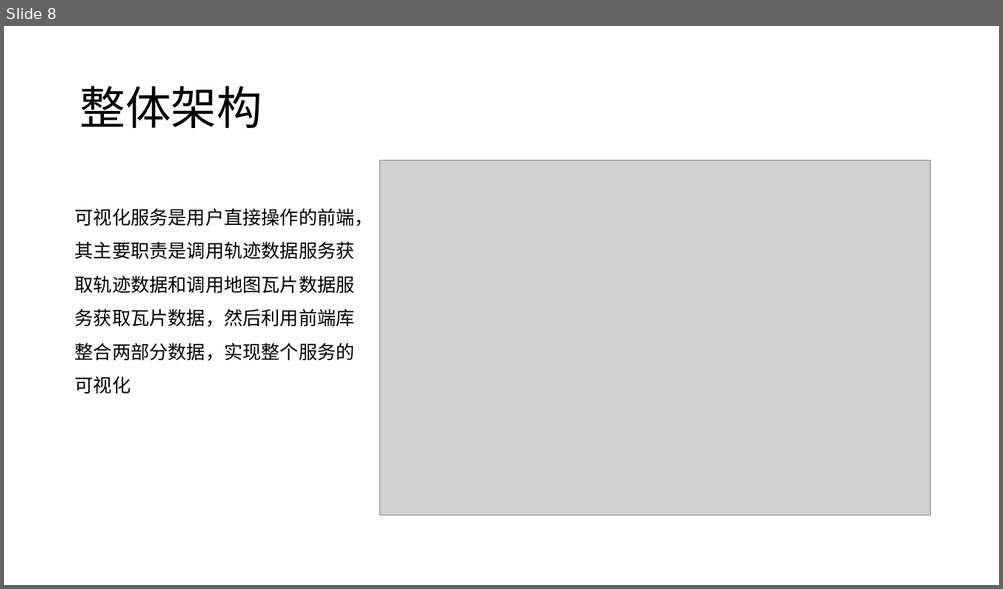
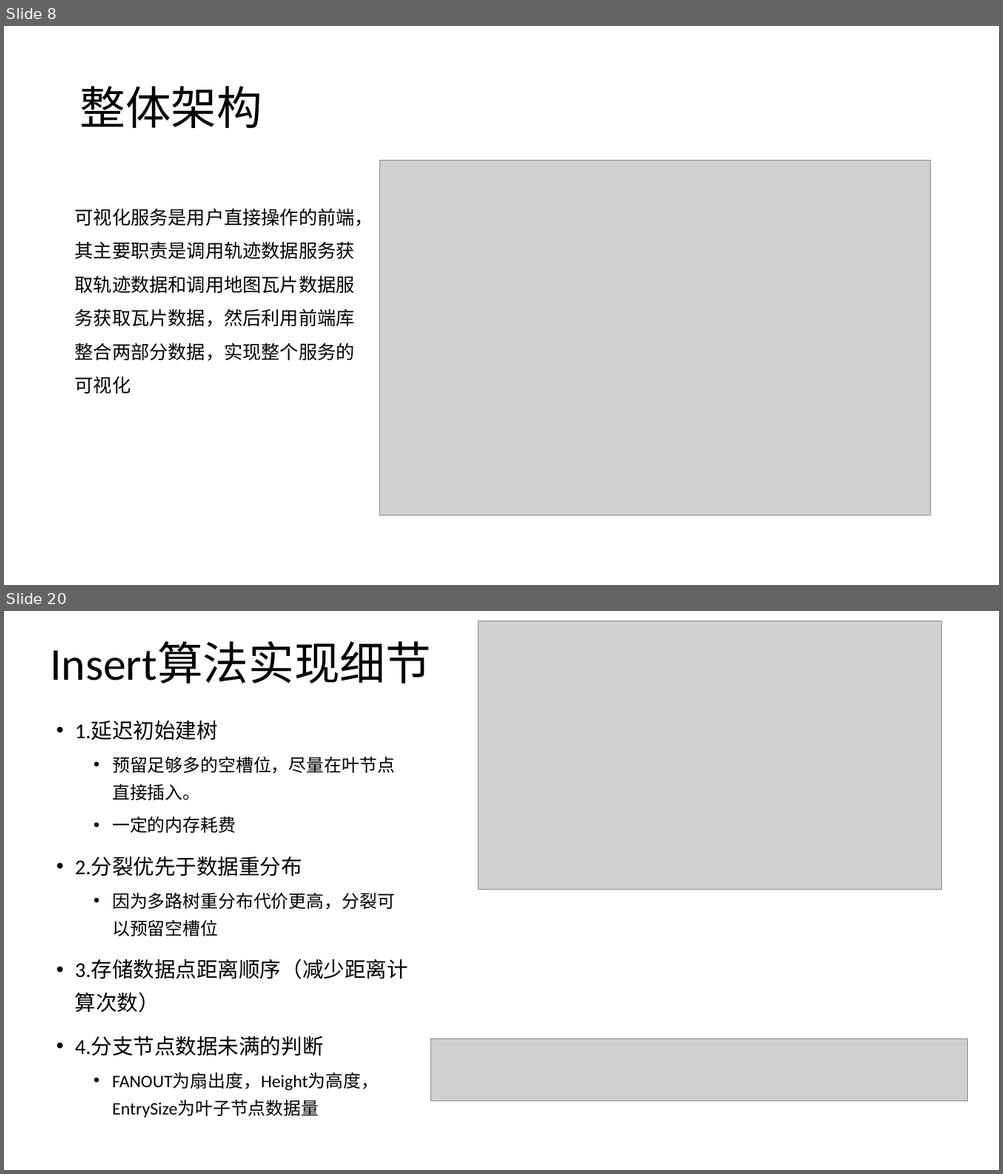
Before and after one commit to hc2013/graduate-article-latex, a slide deck: 地理轨迹相似性分析服务的设计和.pptx. Shown one above the other, each under a label of ours: slide 8 before the commit, slides 8 and 20 after it; the slides between them are not shown. The pictures are 1003x589 and 1003x1174 pixels, drawn with LibreOffice and Linux fonts; fonts in the diff are those of the drawing; grey boxes stand for pictures. Boxes give left, top, right and bottom in pixels: in the first picture for what was removed or moved away, otherwise in the second. Text is boxed around its words. In the diff, an @@ line names an element or a change of style, - is before the commit and + after.

```diff
--- a/地理轨迹相似性分析服务的设计和.pptx
+++ b/地理轨迹相似性分析服务的设计和.pptx
@@ slide 20 added at <box>4,611,999,1170</box>, background #FFFFFF @@
@@ picture added at <box>478,621,942,890</box> @@
@@ title added at <box>50,641,431,684</box>, 44 pt, text #000000 @@
+Insert算法实现细节
@@ text added at <box>75,721,408,1118</box>, 17 pt, text #000000 @@
+• 1.延迟初始建树
+  • 预留足够多的空槽位，尽量在叶节点直接插入。
+  • 一定的内存耗费
+• 2.分裂优先于数据重分布
+  • 因为多路树重分布代价更高，分裂可以预留空槽位
+• 3.存储数据点距离顺序（减少距离计算次数）
+• 4.分支节点数据未满的判断
+  • FANOUT为扇出度，Height为高度，EntrySize为叶子节点数据量
@@ picture added at <box>431,1039,967,1101</box> @@
```
Also in this commit, not shown: 1 slide changed, 16 other slides added, 42 other files.
